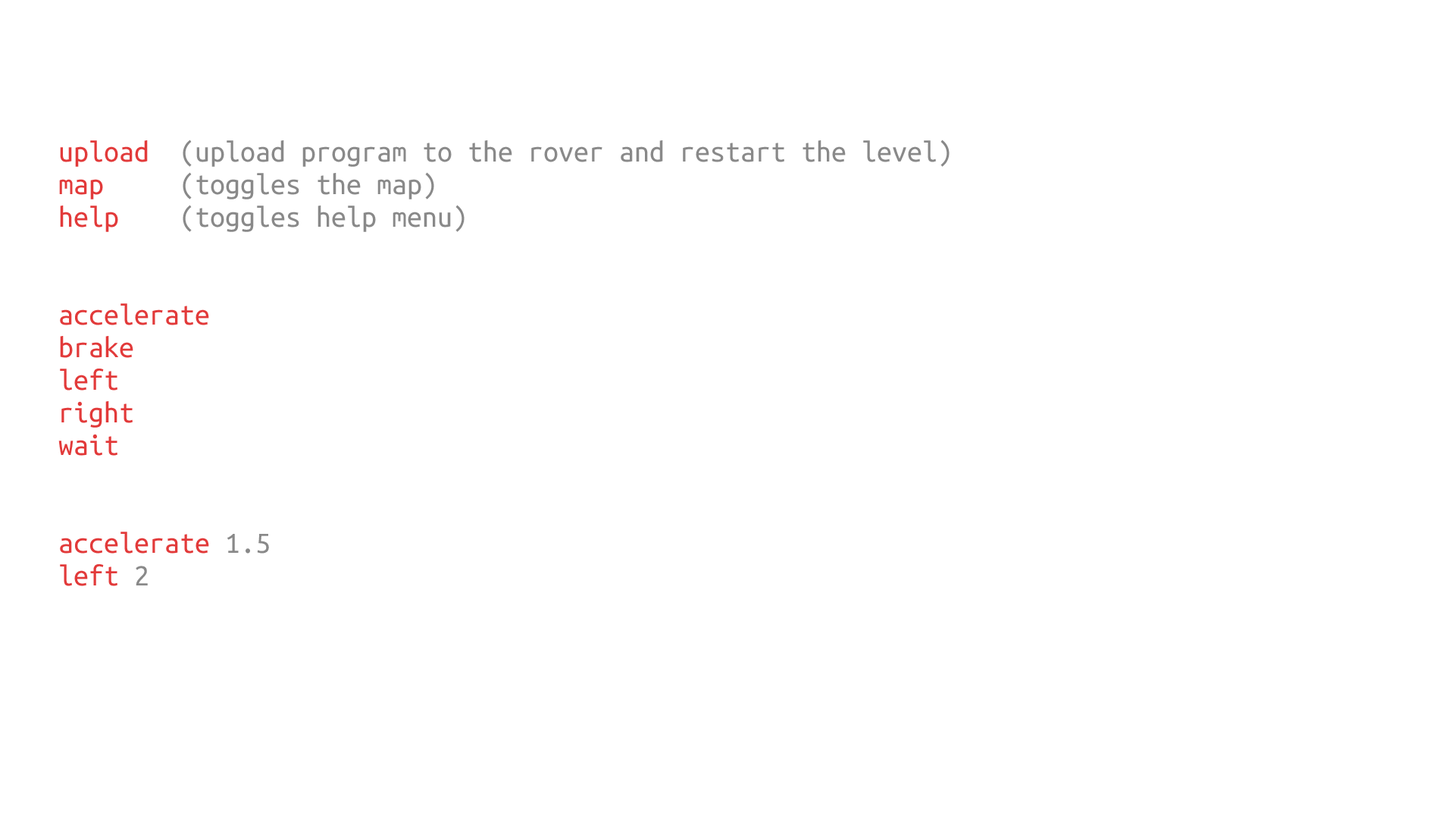
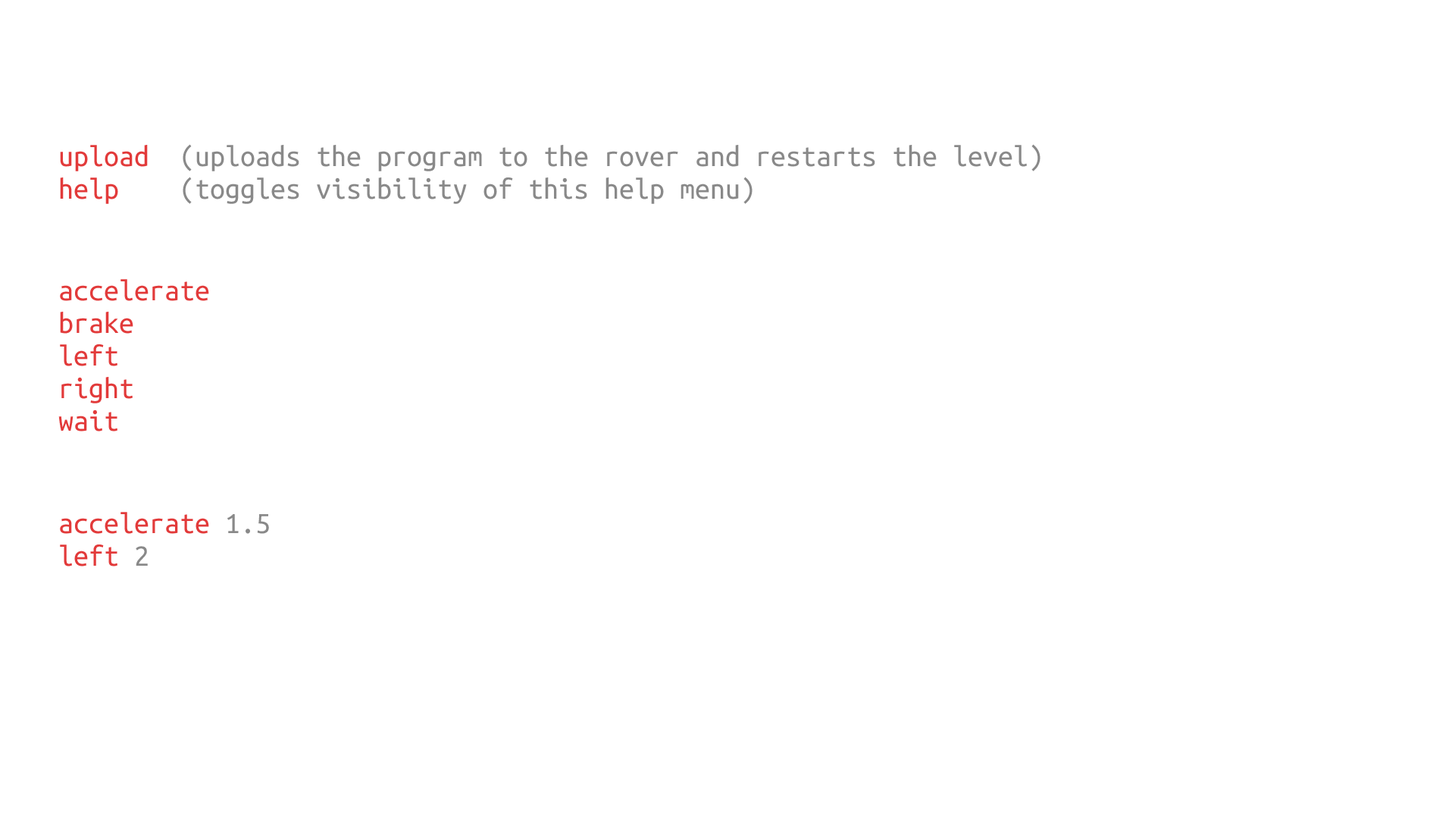
Layered file, before and after one edit (1455 × 819). Changes by layer:
renamed "Task: program the mars rover to reach the target. Terminal com" to "Task: program the mars rover to reach its target. Terminal com", painted on it over [58, 139, 1041, 586]
